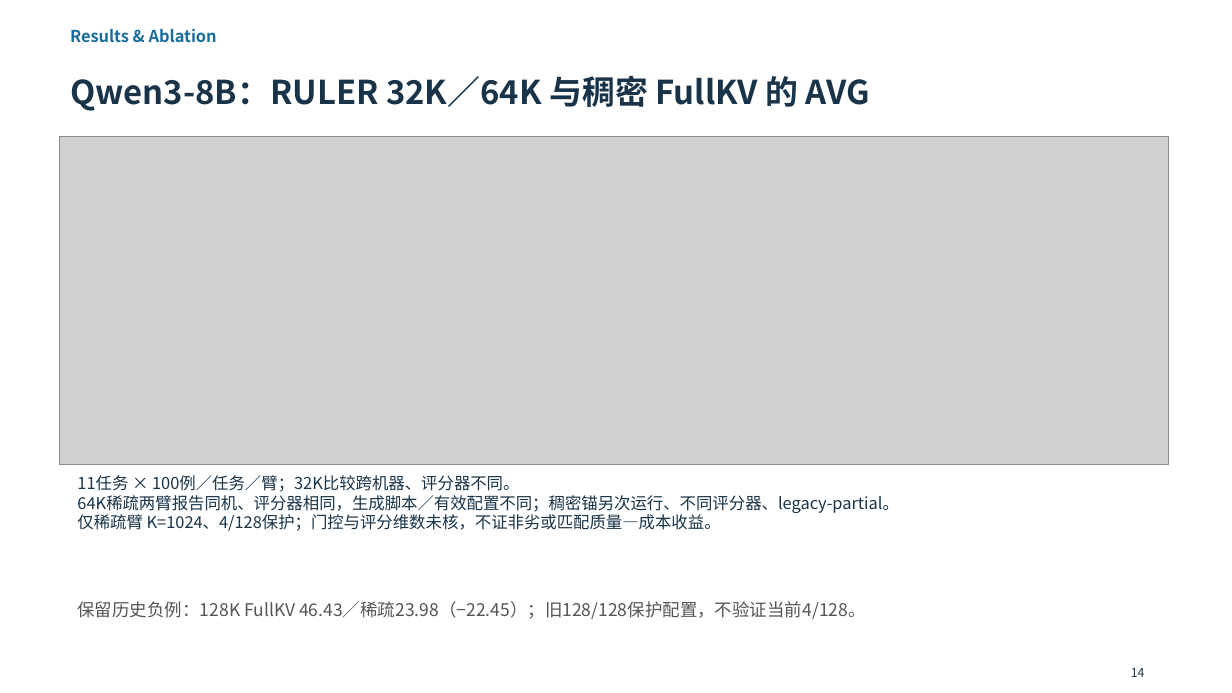
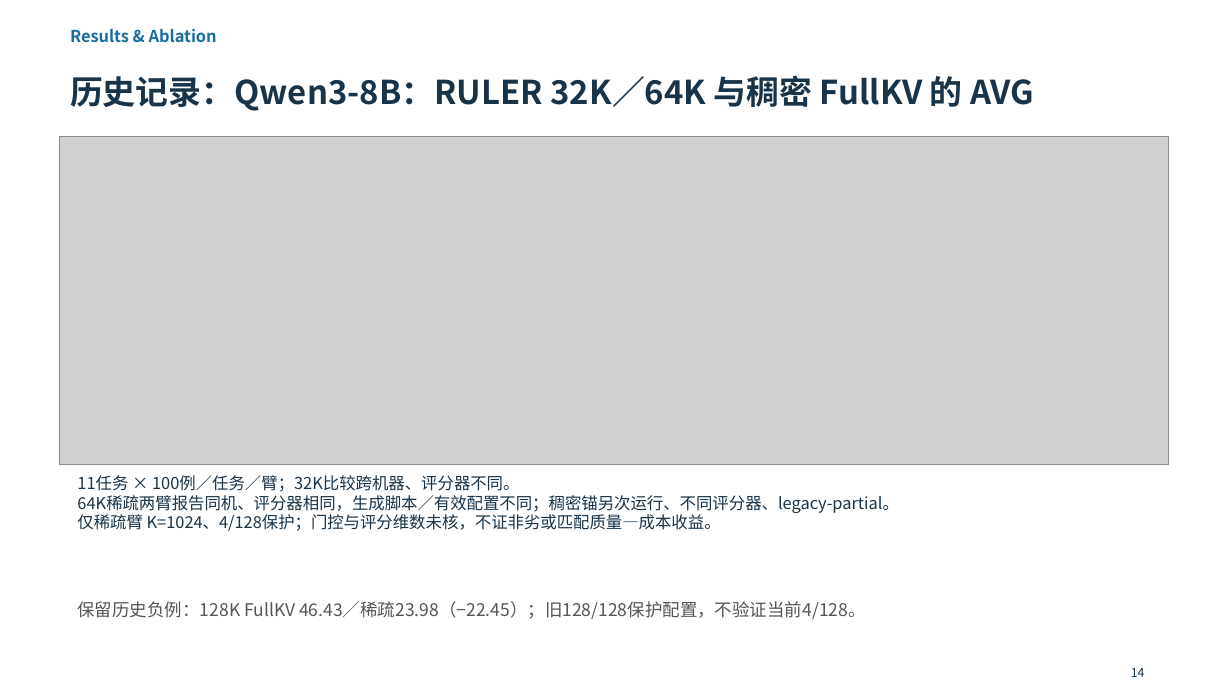
Before and after one commit to Chosen-David/two-level-attention, a slide deck: slide 14 of agent_doc/advice/dac_manuscript/presentation/TwoLevel_UserEdited_20261014.pptx. Drawn at 1232x693 pixels with LibreOffice and Linux fonts; fonts in the diff are those of the drawing; grey boxes stand for pictures. Boxes give left, top, right and bottom in pixels: in the first picture for what was removed or moved away, otherwise in the second. Text is boxed around its words. In the diff, an @@ line names an element or a change of style, - is before the commit and + after.

Commit message:
docs(dac): align nl/nb unified selection and Qwen3-8B scope

```diff
--- a/agent_doc/advice/dac_manuscript/presentation/TwoLevel_UserEdited_20261014.pptx
+++ b/agent_doc/advice/dac_manuscript/presentation/TwoLevel_UserEdited_20261014.pptx
@@ text at box(70, 75, 1034, 111): text changed @@
-Qwen3-8B：RULER 32K／64K 与稠密 FullKV 的 AVG
+历史记录：Qwen3-8B：RULER 32K／64K 与稠密 FullKV 的 AVG
```
Also in this commit, not shown: 12 other slides changed, 59 other files.
